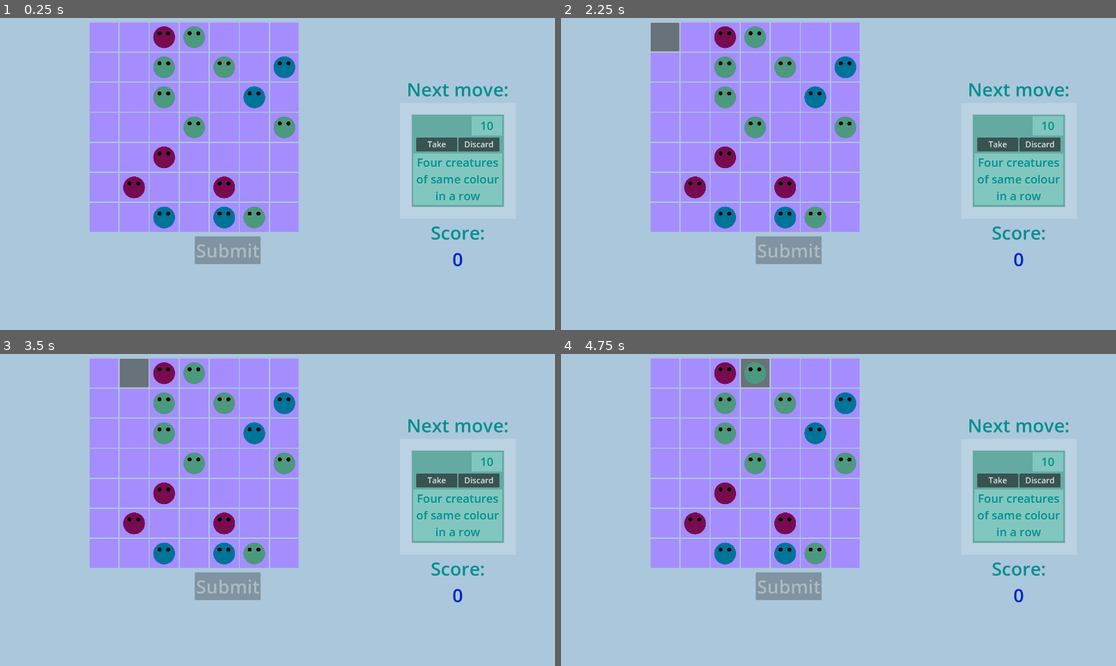
Above: before the commit, frames 1-4 (two rows, left to right).
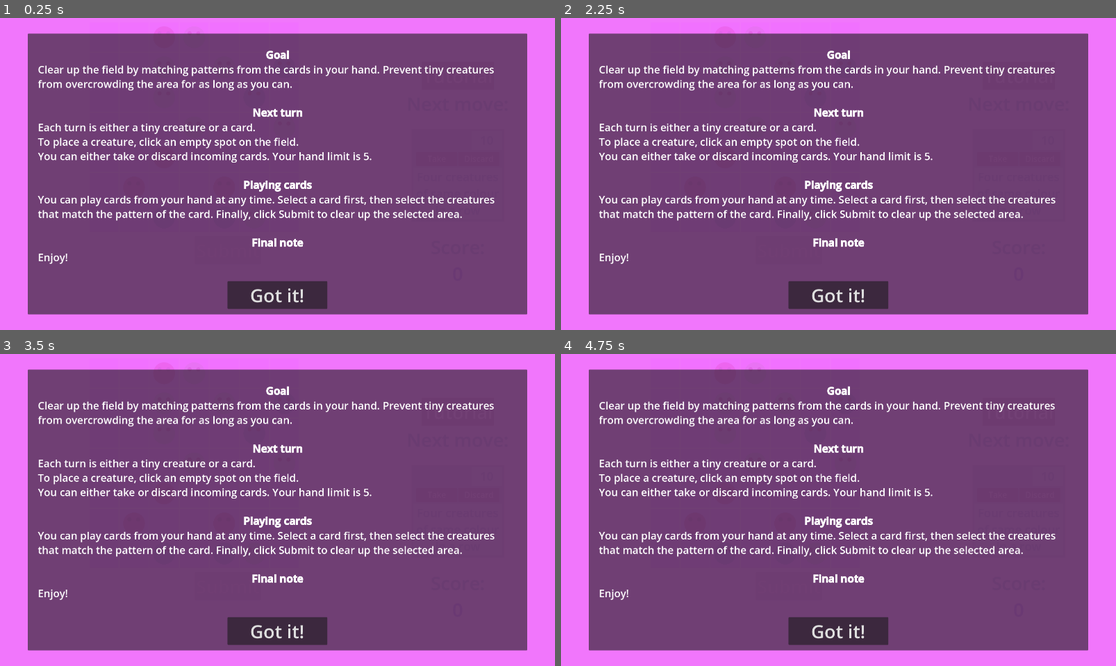
Above: after the commit, the same moments.

Repository: KaterynaKateryna/LudumDare56
Game: Godot game, scene res://scenes/game_screen.tscn
Two runs of this game, one before a commit and one after it. Both use one fixed random seed, a clock stepped at 60 frames per second and the inputs below.
Inputs (mouse positions are in pixels of both pictures, inside the frame that each line leads up to):
- Up to frame 1 (0.25 s): no input
- Up to frame 2 (2.25 s): click (838, 295) at 0.5 s, where only the run after the commit has a clickable "Got it!"; click (1016, 77) at 1.25 s, where only the run after the commit has a clickable "Tutorial"; click (666, 36) at 2.02 s
- Up to frame 3 (3.5 s): click (133, 372) at 2.77 s
- Up to frame 4 (4.75 s): click (727, 372) at 3.52 s; click (755, 372) at 4.27 s

The runs differ from the first frame. In frame 1, 100% of the frame differs, in the area x 0-100%, y 0-100%; in frame 2, 100%; in frame 3, 100%; in frame 4, 100%.

Commit message:
added tutorial

Diff:
--- a/src/scenes/game_screen.gd
+++ b/src/scenes/game_screen.gd
@@ -11,6 +11,7 @@
 @onready var cell_scene = load("res://scenes/cell.tscn")
 @onready var move = load("res://scripts/move.gd")
 @onready var game_end_scene = load("res://scenes/game_end.tscn")
+@onready var tutorial_scene = load("res://scenes/tutorial.tscn")
 
 var rng = RandomNumberGenerator.new()
 var cell_edge_size = 100
@@ -370,3 +371,8 @@
 
 func _get_current_hand_size():
 	return cards_container.get_child_count()
+
+
+func _on_tutorial_button_button_up() -> void:
+	var tutorial = tutorial_scene.instantiate()
+	self.add_child(tutorial)
--- a/src/scenes/game_screen.tscn
+++ b/src/scenes/game_screen.tscn
@@ -1,7 +1,8 @@
-[gd_scene load_steps=4 format=3 uid="uid://cd41gkvk50yg4"]
+[gd_scene load_steps=5 format=3 uid="uid://cd41gkvk50yg4"]
 
 [ext_resource type="PackedScene" uid="uid://cwnehyrj7fgf7" path="res://scenes/background.tscn" id="1_2d4v5"]
 [ext_resource type="Script" path="res://scenes/game_screen.gd" id="1_yoqs2"]
+[ext_resource type="PackedScene" uid="uid://kbvnbiqtojga" path="res://scenes/tutorial.tscn" id="2_4jrdu"]
 [ext_resource type="Theme" uid="uid://dglghe3y18b7k" path="res://themes/main_theme.tres" id="3_bjgpt"]
 
 [node name="GameScreen" type="Control"]
@@ -10,6 +11,9 @@
 offset_right = 40.0
 offset_bottom = 40.0
 script = ExtResource("1_yoqs2")
+
+[node name="Tutorial" parent="." instance=ExtResource("2_4jrdu")]
+layout_mode = 1
 
 [node name="Background" parent="." instance=ExtResource("1_2d4v5")]
 
@@ -55,6 +59,11 @@
 grow_horizontal = 0
 grow_vertical = 2
 
+[node name="TutorialButton" type="Button" parent="CanvasLayer/VBoxContainer"]
+layout_mode = 2
+size_flags_horizontal = 4
+text = "Tutorial"
+
 [node name="NextMoveLabel" type="Label" parent="CanvasLayer/VBoxContainer"]
 layout_mode = 2
 theme = ExtResource("3_bjgpt")
@@ -80,3 +89,4 @@
 horizontal_alignment = 1
 
 [connection signal="button_up" from="CanvasLayer/BottomContainer/SubmitButton" to="." method="_on_submit_button_button_up"]
+[connection signal="button_up" from="CanvasLayer/VBoxContainer/TutorialButton" to="." method="_on_tutorial_button_button_up"]
--- /dev/null
+++ b/src/scenes/tutorial.gd
@@ -0,0 +1,12 @@
+extends Control
+
+func _ready() -> void:
+	get_tree().paused = true
+
+func _on_ok_button_button_up() -> void:
+	get_tree().paused = false
+
+	var game_screen = get_node("/root/GameScreen")
+
+	self.get_parent().remove_child(self)
+	self.queue_free()
--- /dev/null
+++ b/src/scenes/tutorial.tscn
@@ -0,0 +1,73 @@
+[gd_scene load_steps=2 format=3 uid="uid://kbvnbiqtojga"]
+
+[ext_resource type="Script" path="res://scenes/tutorial.gd" id="1_33e42"]
+
+[node name="Tutorial" type="Control"]
+layout_mode = 3
+anchors_preset = 15
+anchor_right = 1.0
+anchor_bottom = 1.0
+grow_horizontal = 2
+grow_vertical = 2
+script = ExtResource("1_33e42")
+
+[node name="CanvasLayer" type="CanvasLayer" parent="."]
+layer = 80
+
+[node name="Layover" type="ColorRect" parent="CanvasLayer"]
+anchors_preset = 15
+anchor_right = 1.0
+anchor_bottom = 1.0
+grow_horizontal = 2
+grow_vertical = 2
+color = Color(0.972549, 0.431373, 1, 0.909804)
+
+[node name="Panel" type="Panel" parent="CanvasLayer"]
+anchors_preset = -1
+anchor_left = 0.05
+anchor_top = 0.05
+anchor_right = 0.95
+anchor_bottom = 0.95
+grow_horizontal = 2
+grow_vertical = 2
+
+[node name="HowToPlayLabel" type="RichTextLabel" parent="CanvasLayer/Panel"]
+layout_mode = 1
+anchors_preset = -1
+anchor_left = 0.02
+anchor_top = 0.05
+anchor_right = 0.98
+anchor_bottom = 0.85
+grow_horizontal = 2
+grow_vertical = 2
+theme_override_font_sizes/normal_font_size = 36
+theme_override_font_sizes/bold_font_size = 36
+bbcode_enabled = true
+text = "[center][b]Goal[/b][/center]
+Clear up the field by matching patterns from the cards in your hand. Prevent tiny creatures from overcrowding the area for as long as you can.
+
+[center][b]Next turn[/b][/center]
+Each turn is either a tiny creature or a card.
+To place a creature, click an empty spot on the field.
+You can either take or discard incoming cards. Your hand limit is 5.
+
+[center][b]Playing cards[/b][/center]
+You can play cards from your hand at any time. Select a card first, then select the creatures that match the pattern of the card. Finally, click Submit to clear up the selected area.
+
+[center][b]Final note[/b][/center]
+Enjoy!"
+
+[node name="OkButton" type="Button" parent="CanvasLayer/Panel"]
+process_mode = 2
+layout_mode = 1
+anchors_preset = -1
+anchor_left = 0.4
+anchor_top = 0.9
+anchor_right = 0.6
+anchor_bottom = 0.98
+offset_top = -8.0
+grow_horizontal = 2
+grow_vertical = 0
+text = "Got it!"
+
+[connection signal="button_up" from="CanvasLayer/Panel/OkButton" to="." method="_on_ok_button_button_up"]
